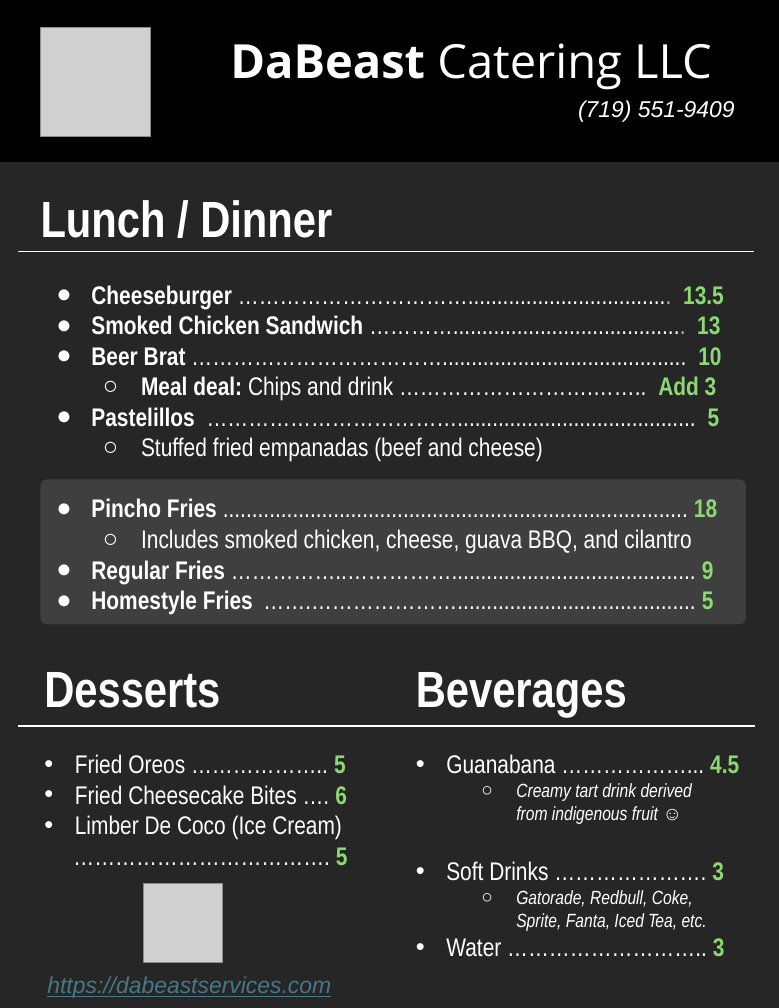
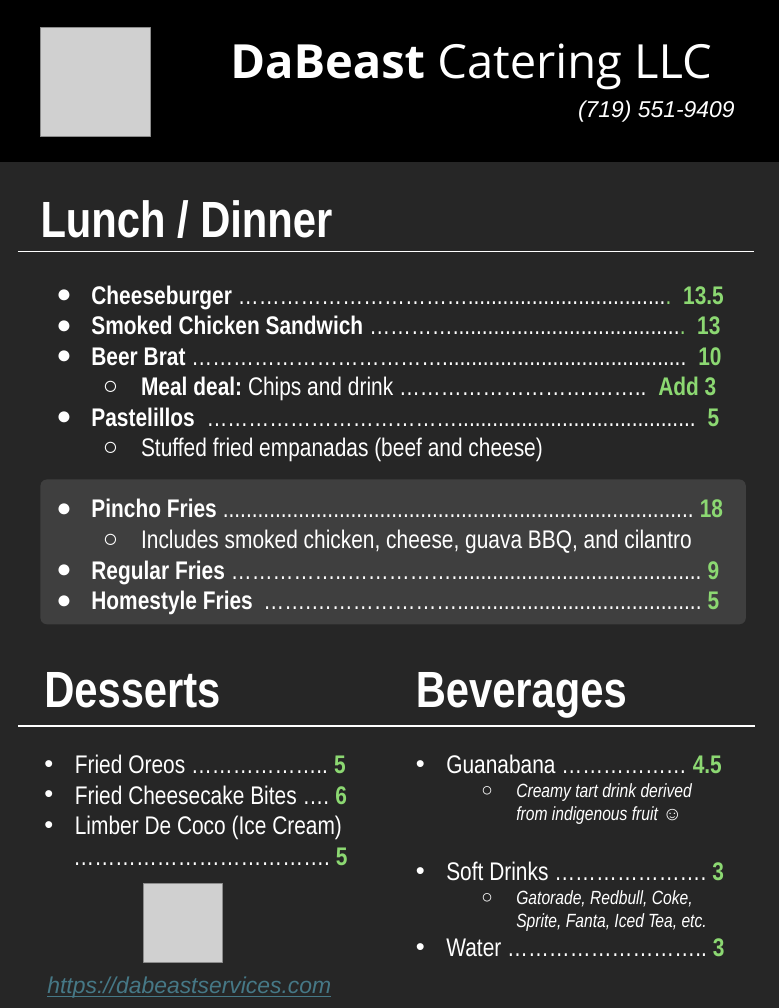
Before and after one commit to dabeastservices/dabeastservices.github.io, a slide deck: slide 1 of misc/Menu Letter 8.5 by 11 on 12-12-24/2_Letter_DaBeast Services Menu.pptx. Drawn at 779x1008 pixels with LibreOffice and Linux fonts; fonts in the diff are those of the drawing; grey boxes stand for pictures. Boxes give left, top, right and bottom in pixels: in the first picture for what was removed or moved away, otherwise in the second. Text is boxed around its words. In the diff, an @@ line names an element or a change of style, - is before the commit and + after.

```diff
--- a/misc/Menu Letter 8.5 by 11 on 12-12-24/2_Letter_DaBeast Services Menu.pptx
+++ b/misc/Menu Letter 8.5 by 11 on 12-12-24/2_Letter_DaBeast Services Menu.pptx
@@ text at bbox=[91, 498, 723, 518]: text changed @@
-● Pincho Fries ................................................................................ 18
+● Pincho Fries ................................................................................. 18
@@ text at bbox=[91, 560, 720, 615]: text changed @@
-● Regular Fries ……………..…………….......................................... 9
-● Homestyle Fries …….…………………......................................... 5
+● Regular Fries ……………..……………........................................... 9
+● Homestyle Fries …….………………….......................................... 5
@@ text at bbox=[446, 754, 722, 774]: text changed @@
-• Guanabana ………………... 4.5
+• Guanabana ……………… 4.5
```
Also in this commit, not shown: 4 other files.
